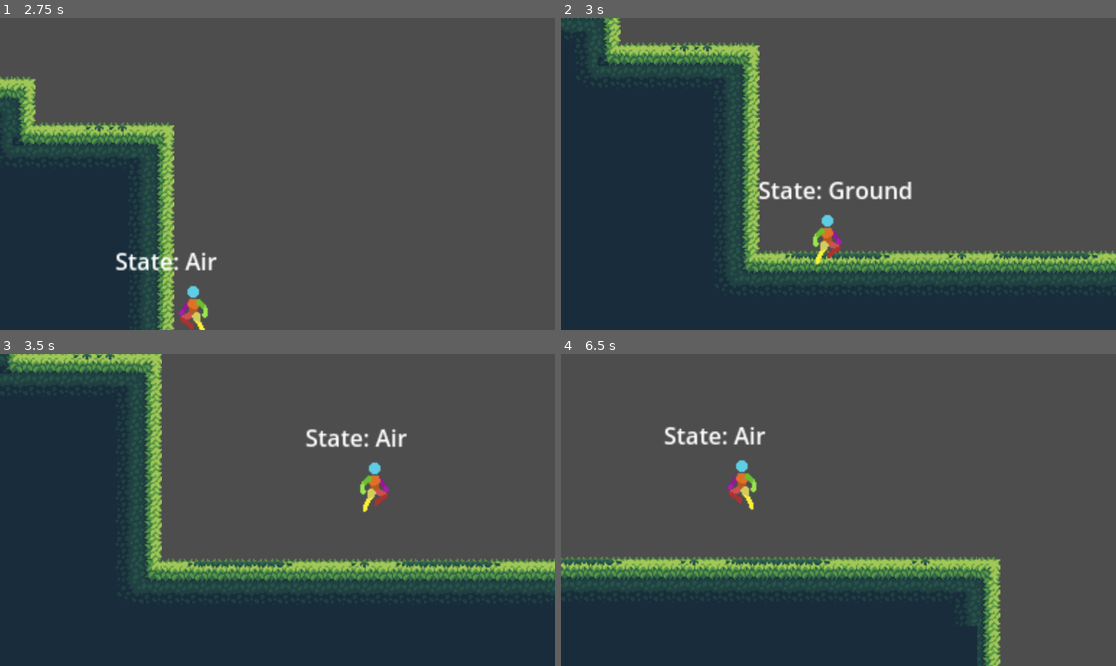
Above: before the commit, frames 1-4 (two rows, left to right).
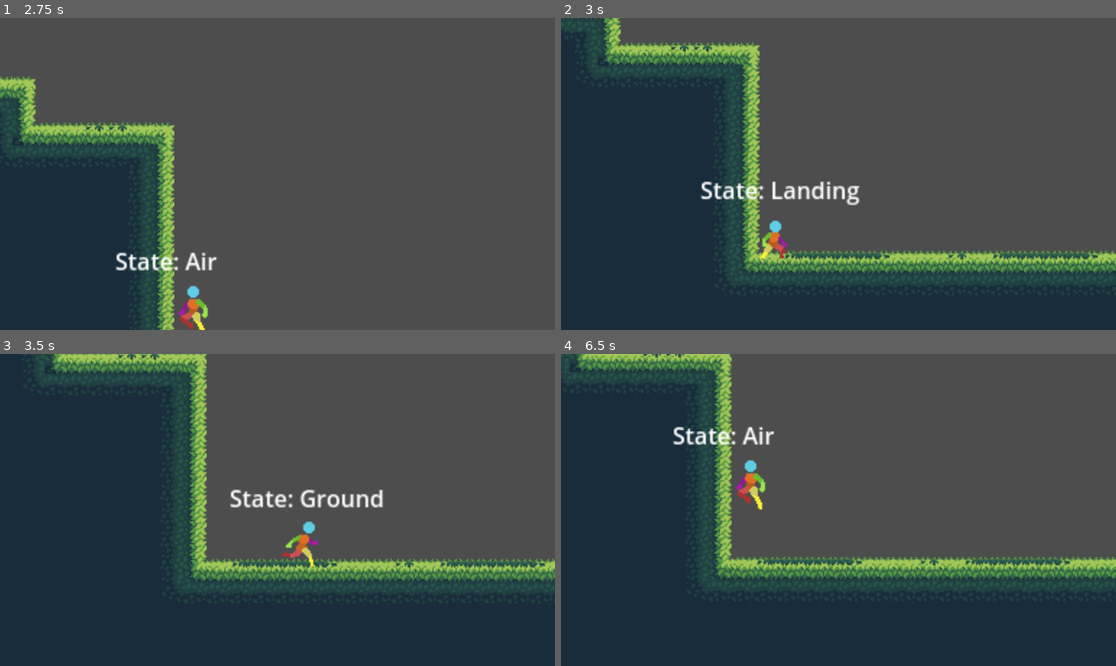
Above: after the commit, the same moments.

Repository: Allus-Interactive/platform-combat-game
Game: Godot game, scene res://scenes/main.tscn
Same seed, same stepped clock (60 frames per second), same inputs: the game is played once before the commit and once after it.
Inputs:
- Up to frame 1 (2.75 s): tap Enter at 0.5 s; hold D (move_right) 0.53-2.03 s; tap O (roll) at 0.6, 2.1 s; tap Space (jump) at 0.77, 1.52 s; tap F (toggle_weapon) at 1.35 s; hold A (move_left) from 2.03 s (still down)
- Up to frame 2 (3 s): release A (move_left) at 2.78 s; hold D (move_right) from 2.78 s (still down); tap F (toggle_weapon) at 2.85 s
- Up to frame 3 (3.5 s): keep holding D (move_right); tap Space (jump) at 3.02 s
- Up to frame 4 (6.5 s): tap O (roll) at 3.6, 5.1 s; tap Space (jump) at 3.77, 4.52, 6.02 s; release D (move_right) at 4.28 s; hold A (move_left) 4.28-5.03 s; tap F (toggle_weapon) at 4.35, 5.85 s; hold D (move_right) 5.03-5.78 s; hold A (move_left) from 5.78 s (still down)

Frame 1 is identical in both runs. In frame 2, 2.1% of the frame differs, in the area x 25-64%, y 52-80%; in frame 3, 14%; in frame 4, 33%, in the area x 0-100%, y 0-100%.

Commit message:
added landing state

Diff:
--- a/scenes/player.tscn
+++ b/scenes/player.tscn
@@ -925,12 +925,13 @@
 script = ExtResource("11_jhcou")
 air_state = NodePath("../Air")
 
-[node name="Air" type="Node" parent="CharacterStateMachine" node_paths=PackedStringArray("ground_state")]
+[node name="Air" type="Node" parent="CharacterStateMachine" node_paths=PackedStringArray("landing_state")]
 script = ExtResource("12_k7mg6")
+landing_state = NodePath("../Landing")
+
+[node name="Landing" type="Node" parent="CharacterStateMachine" node_paths=PackedStringArray("ground_state")]
+script = ExtResource("13_n5rx8")
 ground_state = NodePath("../Ground")
-
-[node name="Landing" type="Node" parent="CharacterStateMachine"]
-script = ExtResource("13_n5rx8")
 can_move = false
 
 [node name="State Debug Label" type="Label" parent="." node_paths=PackedStringArray("state_machine")]
@@ -943,3 +944,4 @@
 state_machine = NodePath("../CharacterStateMachine")
 
 [connection signal="animation_finished" from="AnimatedSprite2D" to="." method="_on_animated_sprite_2d_animation_finished"]
+[connection signal="animation_finished" from="AnimationTree" to="CharacterStateMachine/Landing" method="_on_animation_tree_animation_finished"]
--- a/scripts/air_state.gd
+++ b/scripts/air_state.gd
@@ -2,22 +2,24 @@
 
 class_name Airstate
 
-@export var ground_state : PlayerState
+@export var landing_state : PlayerState
 @export var double_jump_velocity : float = -150.0
 @export var double_jump_animation : String = "double_jump"
+@export var landing_animation : String = "landing"
 
 var has_double_jumped : bool = false
 
 func state_process(_delta):
 	if character.is_on_floor():
-		next_state = ground_state
+		next_state = landing_state
 
 func state_input(event : InputEvent):
 	if event.is_action_pressed("jump") && not has_double_jumped:
 		double_jump()
 
 func on_exit():
-	if next_state == ground_state:
+	if next_state == landing_state:
+		playback.travel(landing_animation)
 		has_double_jumped = false
 
 func double_jump():
--- a/scripts/landing_state.gd
+++ b/scripts/landing_state.gd
@@ -1,3 +1,10 @@
 extends PlayerState
 
 class_name LandingState
+
+@export var landing_animation_name : String = "landing"
+@export var ground_state: PlayerState
+
+func _on_animation_tree_animation_finished(anim_name):
+	if anim_name == landing_animation_name:
+		next_state = ground_state
